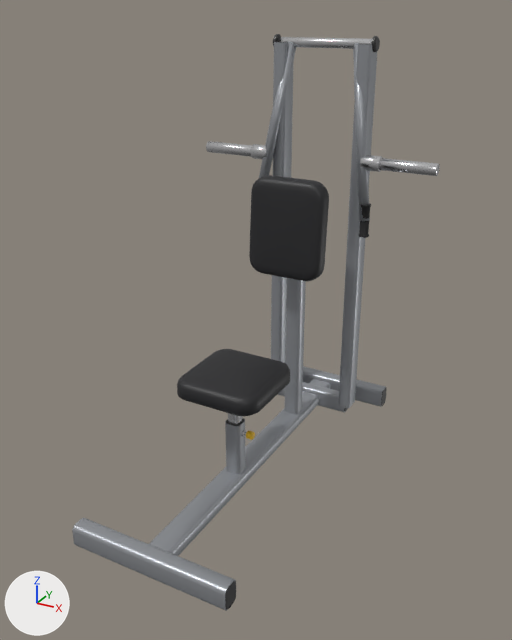
The glTF model echipamente/glb/plate_row.glb, before and after one commit.
The view is the same before and after, from a camera (50 mm lens) standing at (1.28, -2.3, 1.85) and looking at (0.04, -0.05, 0.73). The lights are fixed; the arrows at lower left show +X, +Y and +Z. The older version comes first. Where no turn or scale is listed for an object, it has been applied to the vertices. Vertices at exactly the same position are counted once.

Objects in the first picture: 'plate_row__arms__powder', 'plate_row__arms__steel', 'plate_row__powder', 'plate_row__rubber', 'plate_row__steel', 'plate_row__vinyl' and 3 more.
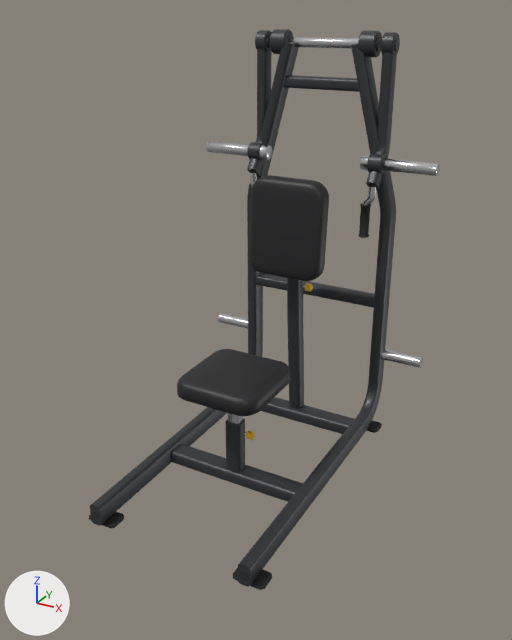
What differs and where, as boxes (x1, y1, x2, y2) in the pictures (512 x 640 px; the box of a moved part takes in the faces that stretch with it):
'plate_row__powder', recoloured, reshaped: before (72, 42, 386, 611); after (90, 29, 396, 587)
'plate_row__arms__powder', recoloured, reshaped (38% wider, 11% shorter): before (259, 41, 370, 221); after (247, 30, 400, 190)
'plate_row__rubber', reshaped (mostly hidden before): before (229, 403, 384, 608); after (89, 421, 382, 590)
'plate_row__arms__plastic', added: after (250, 35, 400, 187)
part 1 of me_plate_row__arms__powder, reshaped: before (259, 41, 296, 178); after (247, 30, 272, 176)
part 2 of me_plate_row__arms__powder, built on: before (353, 43, 370, 221); after (366, 32, 400, 190)
part 3 of me_plate_row__powder, moved or reshaped: before (72, 518, 236, 611); after (170, 444, 303, 502)
part 4 of me_plate_row__powder, moved or reshaped: before (278, 382, 345, 413); after (260, 397, 354, 434)
part 5 of me_plate_row__powder, moved or reshaped: before (270, 358, 386, 407); after (256, 273, 375, 308)
part 6 of me_plate_row__powder, moved or reshaped: before (284, 278, 306, 414); after (283, 75, 359, 92)
part 7 of me_plate_row__powder, added: after (238, 44, 396, 587)
part 8 of me_plate_row__powder, added (mostly hidden): after (90, 42, 299, 526)
part 9 of me_plate_row__powder, added: after (287, 278, 304, 408)
part 10 of me_plate_row__powder, moved or reshaped: before (149, 42, 377, 556); after (270, 29, 382, 57)
part 11 of me_plate_row__powder, moved or reshaped: before (225, 418, 245, 474); after (225, 422, 245, 473)
part 12 of me_plate_row__rubber, moved or reshaped (not visible before): after (366, 421, 382, 433)
part 13 of me_plate_row__rubber, moved or reshaped (not visible before): after (89, 512, 124, 528)
part 14 of me_plate_row__rubber, moved or reshaped (not visible before): after (233, 568, 272, 590)

Edits to the bpy script that builds the scene:
```text
Change mat_powder:
    mat_powder.base_color: (0.36, 0.375, 0.4) -> (0.04, 0.042, 0.047)  # grey #a2a5aa -> dark grey #383a3d
Change me_plate_row__arms__powder:
    remove me_plate_row__arms__powder.from_pydata(...)  # 360 vertices, 712 faces; spans x -0.282..0.282, y -0.122..0.022, z -0.704..0.005
    add me_plate_row__arms__powder.from_pydata(...)  # 760 vertices, 1496 faces; spans x -0.315..0.315, y -0.128..0.045, z -0.571..0.045
    me_plate_row__arms__powder part 1: 180 vertices removed from x -0.282..-0.128, y -0.122..0.022, z -0.704..0.005; 380 vertices added at x -0.315..-0.255, y -0.128..0.045, z -0.571..0.045
    me_plate_row__arms__powder part 2: 180 vertices removed from x 0.128..0.282, y -0.122..0.022, z -0.704..0.005; 380 vertices added at x 0.255..0.315, y -0.128..0.045, z -0.571..0.045
Change me_plate_row__powder:
    remove me_plate_row__powder.from_pydata(...)  # 320 vertices, 608 faces; spans x -0.33..0.33, y -0.79..0.81, z 0.0..1.72
    add me_plate_row__powder.from_pydata(...)  # 1220 vertices, 2400 faces; spans x -0.36..0.36, y -0.66..0.67, z 0.01..1.77
    me_plate_row__powder part 3: the loose piece of 40 vertices spanning x -0.33..0.33, y -0.79..-0.71, z 0.0..0.1 is scaled about its middle by (1, -1.29, 0.581), then moved by (0.0, 0.6, 0.0)
    me_plate_row__powder part 4: the loose piece of 40 vertices spanning x -0.19..0.19, y 0.59..0.65, z 0.0..0.09 is scaled about its middle by (1.74, -1.56, 0.602), then moved by (0.0, -0.2, 0.0)
    me_plate_row__powder part 5: the loose piece of 40 vertices spanning x -0.33..0.33, y 0.73..0.81, z 0.0..0.1 is scaled about its middle by (1, -0.997, 0.484), then moved by (0.0, -0.15, 0.57)
    me_plate_row__powder part 6: the loose piece of 40 vertices spanning x -0.04..0.04, y 0.36..0.44, z 0.05..0.98 is multiplied about its middle by the matrix ((0.0, 0.0, 0.43), (-0.833, 0.0, 0.0), (0.0, 0.67, 0.0)), then moved by (0.0, 0.22, 1.05)
    me_plate_row__powder part 7: a new loose piece of 400 vertices spanning x 0.13..0.36, y -0.66..0.67, z 0.01..1.73, in mat_powder (dark grey #383a3d)
    me_plate_row__powder part 8: a new loose piece of 400 vertices spanning x -0.36..-0.13, y -0.66..0.67, z 0.01..1.73, in mat_powder (dark grey #383a3d)
    me_plate_row__powder part 9: a new loose piece of 60 vertices spanning x -0.03..0.03, y 0.34..0.47, z 0.07..0.99, in mat_powder (dark grey #383a3d)
    me_plate_row__powder part 10: 116 vertices removed from x -0.22..0.22, y -0.75..0.77, z 0.01..1.72; 156 vertices added at x -0.23..0.23, y 0.57..0.67, z 1.67..1.77
    me_plate_row__powder part 11: 1 vertex moved within x -0.02, y -0.12, z 0.3; 21 vertices removed from x -0.04..0.04, y -0.19..-0.12, z 0.05..0.3; 21 vertices added at x -0.04..0.04, y -0.19..-0.12, z 0.07..0.3
Change me_plate_row__rubber:
    remove me_plate_row__rubber.from_pydata(...)  # 320 vertices, 624 faces; spans x -0.33..0.33, y -0.77..0.79, z 0.0..0.01
    add me_plate_row__rubber.from_pydata(...)  # 320 vertices, 624 faces; spans x -0.4..0.4, y -0.64..0.58, z 0.0..0.01
    me_plate_row__rubber part 12: the loose piece of 80 vertices spanning x -0.33..-0.25, y 0.75..0.79, z 0.0..0.01 is scaled about its middle by (1.53, 1.74, 1.2), then moved by (0.62, -0.23, 0.0)
    me_plate_row__rubber part 13: the loose piece of 80 vertices spanning x 0.25..0.33, y -0.77..-0.73, z 0.0..0.01 is scaled about its middle by (1.53, 1.74, 1.2), then moved by (-0.62, 0.15, 0.0)
    me_plate_row__rubber part 14: the loose piece of 80 vertices spanning x -0.33..-0.25, y -0.77..-0.73, z 0.0..0.01 is scaled about its middle by (1.53, 1.74, 1.2), then moved by (0.62, 0.15, 0.0)
    other edits to the shape of me_plate_row__rubber do not show in these pictures
Add ob_plate_row__arms__plastic:
    ob_plate_row__arms__plastic = bpy.data.objects.new('plate_row__arms__plastic', me_plate_row_plastic)  # 448 vertices, 832 faces; spans x -0.32..0.32, y -0.113..0.028, z -0.777..0.028; in mat_plastic (black #29292b)
    ob_plate_row__arms__plastic.location = (0.0, 0.62, 1.72)
```
